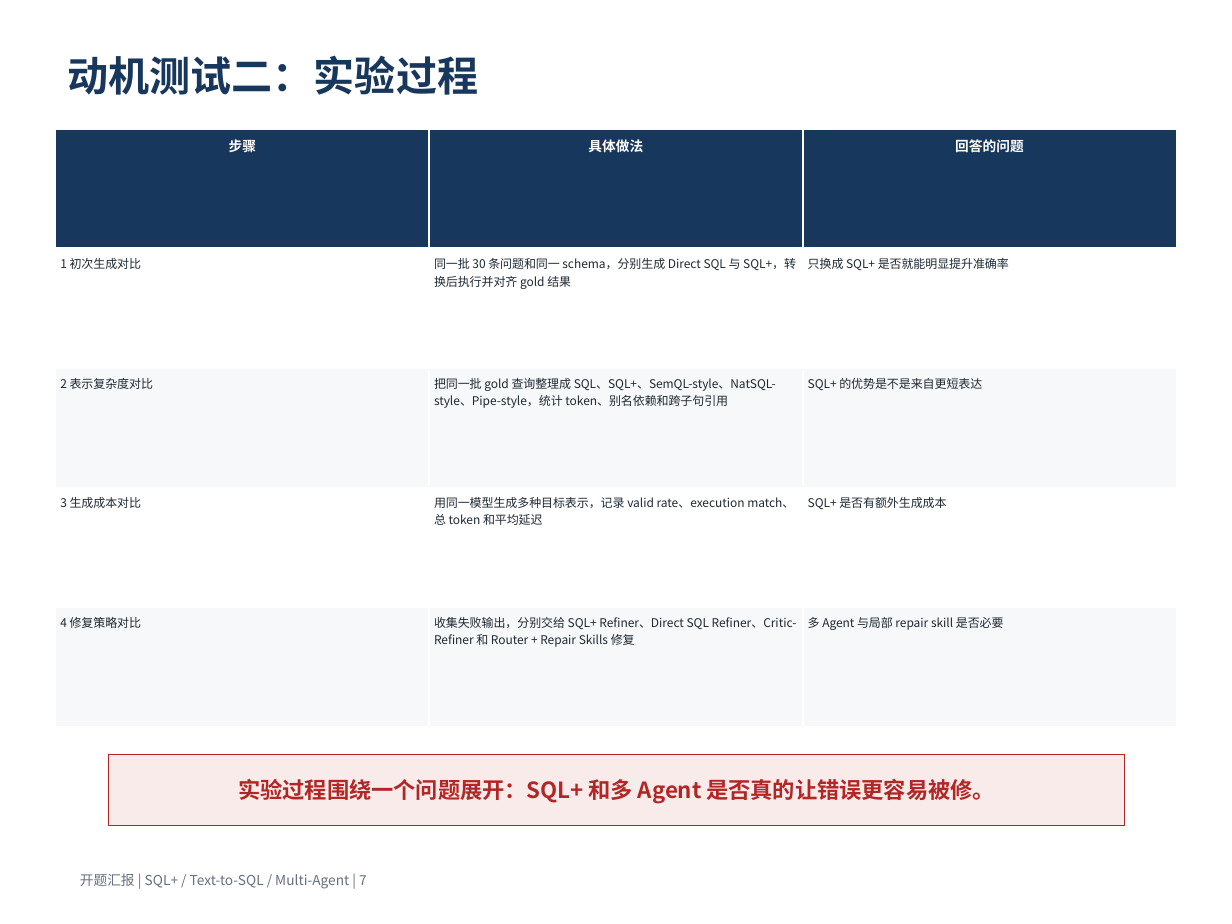
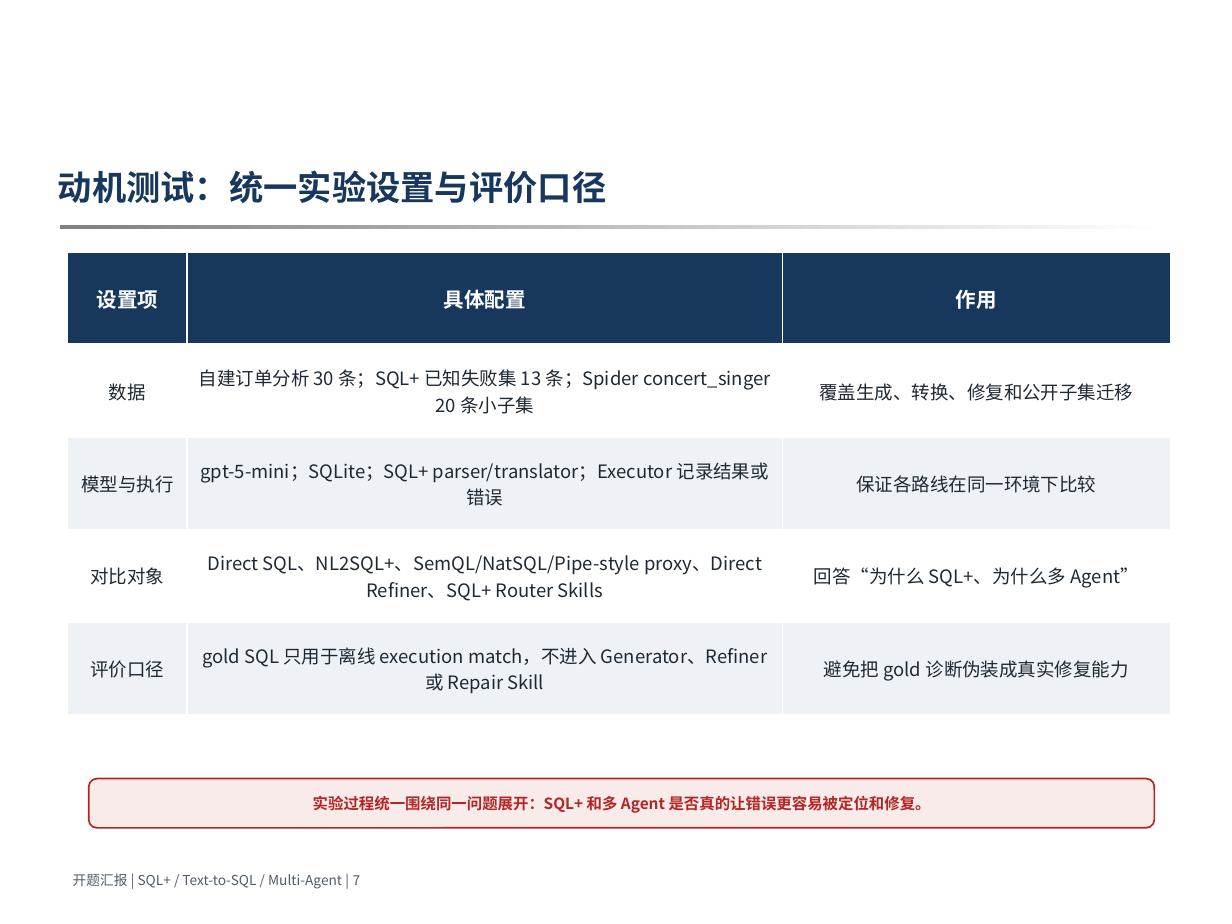
Before and after one commit to 3444374/nl2sql, a slide deck: slide 7 of docs/opening/opening_ppt_template_version_v4.pptx. Drawn at 1232x924 pixels with LibreOffice and Linux fonts; fonts in the diff are those of the drawing; background and template pictures are left out. Boxes give left, top, right and bottom in pixels: in the first picture for what was removed or moved away, otherwise in the second. Text is boxed around its words. In the diff, an @@ line names an element or a change of style, - is before the commit and + after.

```diff
--- a/docs/opening/opening_ppt_template_version_v4.pptx
+++ b/docs/opening/opening_ppt_template_version_v4.pptx
@@ table removed at [55,129,1175,727], 5 rows, 3 columns @@
-步骤 | 具体做法 | 回答的问题
-1 初次生成对比 | 同一批 30 条问题和同一 schema，分别生成 Direct SQL 与 SQL+，转换后执行并对齐 gold 结果 | 只换成 SQL+ 是否就能明显提升准确率
-2 表示复杂度对比 | 把同一批 gold 查询整理成 SQL、SQL+、SemQL-style、NatSQL-style、Pipe-style，统计 token、别名依赖和跨子句引用 | SQL+ 的优势是不是来自更短表达
-3 生成成本对比 | 用同一模型生成多种目标表示，记录 valid rate、execution match、总 token 和平均延迟 | SQL+ 是否有额外生成成本
-4 修复策略对比 | 收集失败输出，分别交给 SQL+ Refiner、Direct SQL Refiner、Critic-Refiner 和 Router + Repair Skills 修复 | 多 Agent 与局部 repair skill 是否必要
@@ text at [58,170,606,203]: text changed; size 24 to 20 pt @@
-动机测试二：实验过程
+动机测试：统一实验设置与评价口径
@@ table added at [68,253,1170,715], 5 rows, 3 columns @@
+设置项 | 具体配置 | 作用
+数据 | 自建订单分析 30 条；SQL+ 已知失败集 13 条；Spider concert_singer 20 条小子集 | 覆盖生成、转换、修复和公开子集迁移
+模型与执行 | gpt-5-mini；SQLite；SQL+ parser/translator；Executor 记录结果或错误 | 保证各路线在同一环境下比较
+对比对象 | Direct SQL、NL2SQL+、SemQL/NatSQL/Pipe-style proxy、Direct Refiner、SQL+ Router Skills | 回答“为什么 SQL+、为什么多 Agent”
+评价口径 | gold SQL 只用于离线 execution match，不进入 Generator、Refiner 或 Repair Skill | 避免把 gold 诊断伪装成真实修复能力
@@ rounded rectangle "实验过程统一围绕同一问题展开：SQL+ 和多 Agent 是否真的让错误更容易被定位和修复。": place and size @@
-rounded rectangle "实验过程统一围绕同一问题展开：SQL+ 和多 Agent 是否真的让错误更容易被定位和修复。" at [108,754,1125,825]
+rounded rectangle "实验过程统一围绕同一问题展开：SQL+ 和多 Agent 是否真的让错误更容易被定位和修复。" at [89,779,1154,828]
@@ rounded rectangle "实验过程统一围绕同一问题展开：SQL+ 和多 Agent 是否真的让错误更容易被定位和修复。" at [89,779,1154,828]: rectangle to rounded rectangle; outline #B22626 0.5 pt to #B22626 1 pt @@
@@ text in rounded rectangle at [313,796,931,813]: text changed; size 13 to 9 pt @@
-实验过程围绕一个问题展开：SQL+ 和多 Agent 是否真的让错误更容易被修。
+实验过程统一围绕同一问题展开：SQL+ 和多 Agent 是否真的让错误更容易被定位和修复。
@@ text "开题汇报 | SQL+ / Text-to-SQL ..." at [73,873,361,889]: text colour #667080 to #525C69 @@
```
Also in this commit, not shown: 20 other slides changed, 4 slides added, 4 slides removed, 36 other files.
